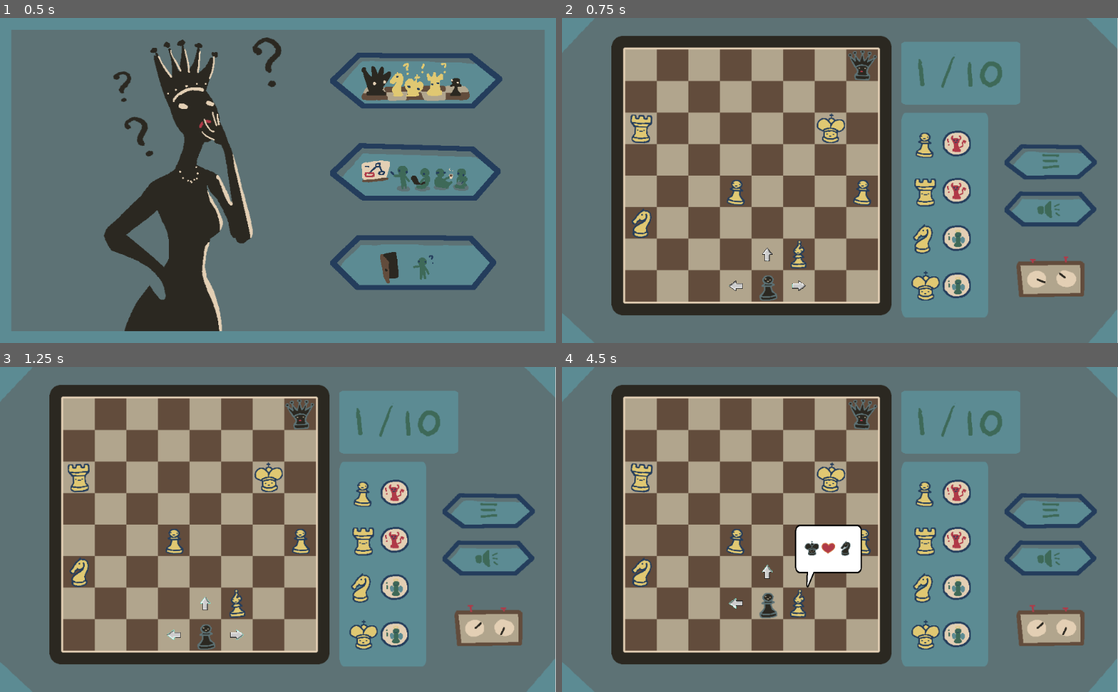
Above: before the commit, frames 1-4 (two rows, left to right).
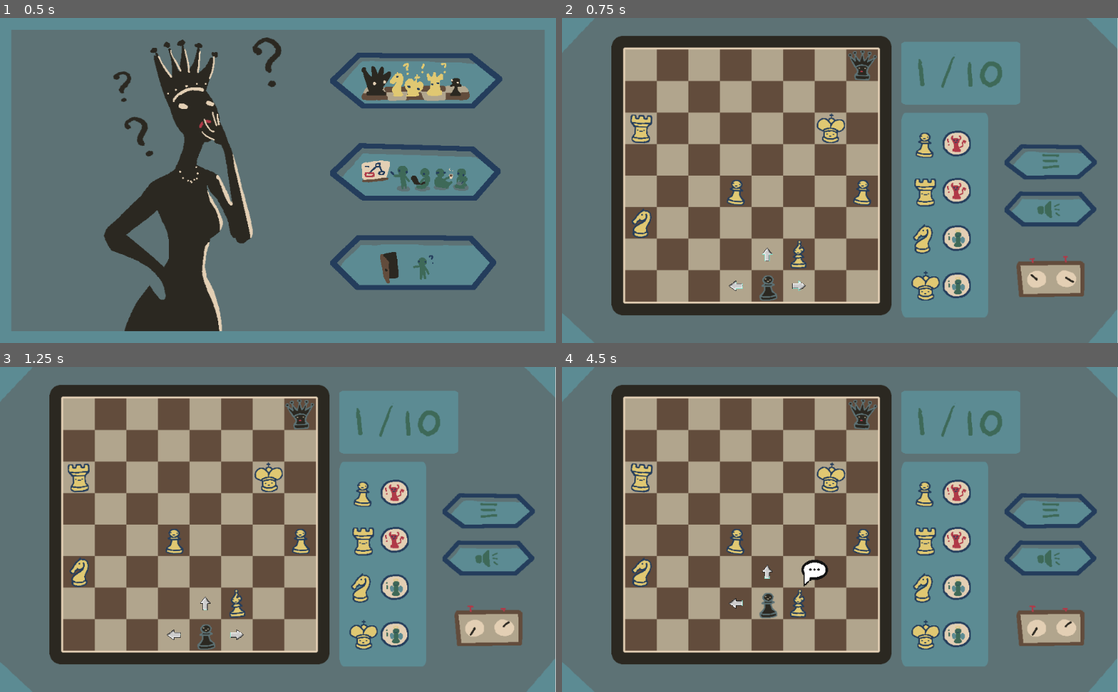
Above: after the commit, the same moments.

Repository: Windastella/ScribbleJam
Game: Godot game, scene res://Scenes/Main.tscn
Same seed, same stepped clock (60 frames per second), same inputs: the game is played once before the commit and once after it.
Inputs (mouse positions are in pixels of both pictures, inside the frame that each line leads up to):
- Up to frame 1 (0.5 s): no input
- Up to frame 2 (0.75 s): click (979, 79) at 0.5 s
- Up to frame 3 (1.25 s): no input
- Up to frame 4 (4.5 s): click (801, 633) at 1.27 s; click (767, 633) at 2.02 s; click (767, 604) at 2.77 s; click (812, 571) at 3.52 s; click (828, 549) at 4.27 s

Frame 1 is identical in both runs. In frame 2, less than 0.1% of the frame differs, in the area x 30-93%, y 72-84%; in frame 3, less than 0.1%; in frame 4, 1.9%, in the area x 30-92%, y 48-83%.

Commit message:
replace area2d with button

Diff:
--- a/Scenes/Base_Figures.tscn
+++ b/Scenes/Base_Figures.tscn
@@ -1,18 +1,12 @@
-[gd_scene load_steps=9 format=2]
+[gd_scene load_steps=7 format=2]
 
 [ext_resource path="res://Scripts/Figures.gd" type="Script" id=1]
 [ext_resource path="res://assets/pieces.png" type="Texture" id=2]
 [ext_resource path="res://assets/interact_sprite.png" type="Texture" id=3]
 [ext_resource path="res://assets/comic-2.png" type="Texture" id=4]
 
-[sub_resource type="RectangleShape2D" id=1]
-extents = Vector2( 32, 32 )
-
 [sub_resource type="RectangleShape2D" id=2]
 extents = Vector2( 32, 32 )
-
-[sub_resource type="RectangleShape2D" id=3]
-extents = Vector2( 235, 118.875 )
 
 [sub_resource type="Animation" id=4]
 resource_name = "Default"
@@ -29,6 +23,7 @@
 }
 
 [node name="Figure" type="StaticBody2D"]
+pause_mode = 2
 script = ExtResource( 1 )
 
 [node name="Sprite" type="Sprite" parent="."]
@@ -38,19 +33,23 @@
 hframes = 6
 frame = 11
 
+[node name="Shape" type="CollisionShape2D" parent="."]
+shape = SubResource( 2 )
+
 [node name="interact_sprite" type="Sprite" parent="."]
 visible = false
 position = Vector2( 32, -64 )
 z_index = 2
 texture = ExtResource( 3 )
 
-[node name="Interact" type="Area2D" parent="interact_sprite"]
-
-[node name="Shape" type="CollisionShape2D" parent="interact_sprite/Interact"]
-shape = SubResource( 1 )
-
-[node name="Shape" type="CollisionShape2D" parent="."]
-shape = SubResource( 2 )
+[node name="interact" type="TextureButton" parent="interact_sprite"]
+margin_left = -32.0
+margin_top = -32.0
+margin_right = 32.0
+margin_bottom = 32.0
+__meta__ = {
+"_edit_use_anchors_": false
+}
 
 [node name="dialog" type="Node2D" parent="."]
 visible = false
@@ -63,12 +62,6 @@
 scale = Vector2( 0.578723, 0.807571 )
 texture = ExtResource( 4 )
 flip_h = true
-
-[node name="Interact" type="Area2D" parent="dialog/dialog_sprite"]
-
-[node name="Shape" type="CollisionShape2D" parent="dialog/dialog_sprite/Interact"]
-position = Vector2( 8.87115e-05, -39.625 )
-shape = SubResource( 3 )
 
 [node name="CenterContainer" type="CenterContainer" parent="dialog"]
 margin_left = -16.0
@@ -87,7 +80,16 @@
 margin_bottom = 96.0
 columns = 3
 
+[node name="dialog" type="TextureButton" parent="dialog"]
+margin_top = -256.0
+margin_right = 256.0
+margin_bottom = -64.0
+__meta__ = {
+"_edit_use_anchors_": false
+}
+
 [node name="AnimationPlayer" type="AnimationPlayer" parent="."]
+pause_mode = 2
 anims/Default = SubResource( 4 )
-[connection signal="input_event" from="interact_sprite/Interact" to="." method="_on_Interact_input_event"]
-[connection signal="input_event" from="dialog/dialog_sprite/Interact" to="." method="_on_Dialog_input_event"]
+[connection signal="pressed" from="interact_sprite/interact" to="." method="_on_interact_pressed"]
+[connection signal="pressed" from="dialog/dialog" to="." method="_on_dialog_pressed"]
--- a/Scenes/Base_Level.tscn
+++ b/Scenes/Base_Level.tscn
@@ -131,6 +131,7 @@
 texture = ExtResource( 11 )
 
 [node name="Menu" type="TextureButton" parent="Camera"]
+pause_mode = 2
 margin_left = 896.0
 margin_top = 256.0
 margin_right = 1088.0
@@ -147,6 +148,7 @@
 }
 
 [node name="Mute" type="TextureButton" parent="Camera"]
+pause_mode = 2
 margin_left = 896.0
 margin_top = 352.0
 margin_right = 1088.0
@@ -163,9 +165,10 @@
 }
 
 [node name="clock" type="AnimatedSprite" parent="Camera"]
+pause_mode = 2
 position = Vector2( 992, 528 )
 frames = SubResource( 1 )
-frame = 1
+frame = 3
 playing = true
 
 [node name="level" type="Sprite" parent="Camera"]
@@ -321,6 +324,7 @@
 clip_text = true
 
 [node name="AudioStreamPlayer" type="AudioStreamPlayer" parent="."]
+pause_mode = 2
 stream = ExtResource( 12 )
 volume_db = -10.0
 autoplay = true
--- a/Scenes/Main.tscn
+++ b/Scenes/Main.tscn
@@ -42,6 +42,7 @@
 [node name="Level" type="Node2D" parent="."]
 
 [node name="CanvasLayer" type="CanvasLayer" parent="."]
+pause_mode = 2
 
 [node name="Menu" type="Control" parent="CanvasLayer"]
 margin_right = 40.0
@@ -101,9 +102,11 @@
 texture_focused = ExtResource( 10 )
 
 [node name="AnimationPlayer" type="AnimationPlayer" parent="."]
+pause_mode = 2
 anims/Default = SubResource( 1 )
 
 [node name="Music" type="AudioStreamPlayer" parent="."]
+pause_mode = 2
 stream = ExtResource( 11 )
 volume_db = -10.0
 autoplay = true
@@ -112,6 +115,7 @@
 }
 
 [node name="SFX" type="AudioStreamPlayer" parent="."]
+pause_mode = 2
 volume_db = -15.0
 [connection signal="mouse_entered" from="CanvasLayer/Menu/VBoxContainer/Start" to="." method="_on_Start_mouse_entered"]
 [connection signal="pressed" from="CanvasLayer/Menu/VBoxContainer/Start" to="." method="_on_Start_pressed"]
--- a/Scenes/Player.tscn
+++ b/Scenes/Player.tscn
@@ -112,18 +112,28 @@
 shape = SubResource( 1 )
 
 [node name="Arrows" type="Node2D" parent="."]
+pause_mode = 1
 
 [node name="Right" type="Area2D" parent="Arrows"]
 position = Vector2( 64, 0 )
 
 [node name="Sprite" type="AnimatedSprite" parent="Arrows/Right"]
 frames = SubResource( 22 )
-frame = 17
+frame = 5
 speed_scale = 5.0
 playing = true
 
 [node name="Shape" type="CollisionShape2D" parent="Arrows/Right"]
 shape = SubResource( 23 )
+
+[node name="Right" type="TextureButton" parent="Arrows/Right"]
+margin_left = -32.0
+margin_top = -32.0
+margin_right = 32.0
+margin_bottom = 32.0
+__meta__ = {
+"_edit_use_anchors_": false
+}
 
 [node name="Left" type="Area2D" parent="Arrows"]
 position = Vector2( -64, 0 )
@@ -131,12 +141,21 @@
 [node name="Sprite" type="AnimatedSprite" parent="Arrows/Left"]
 rotation = 3.14159
 frames = SubResource( 22 )
-frame = 15
+frame = 3
 speed_scale = 5.0
 playing = true
 
 [node name="Shape" type="CollisionShape2D" parent="Arrows/Left"]
 shape = SubResource( 23 )
+
+[node name="Left" type="TextureButton" parent="Arrows/Left"]
+margin_left = -32.0
+margin_top = -32.0
+margin_right = 32.0
+margin_bottom = 32.0
+__meta__ = {
+"_edit_use_anchors_": false
+}
 
 [node name="Up" type="Area2D" parent="Arrows"]
 position = Vector2( 0, -64 )
@@ -144,27 +163,32 @@
 [node name="Sprite" type="AnimatedSprite" parent="Arrows/Up"]
 rotation = -1.5708
 frames = SubResource( 22 )
-frame = 16
+frame = 4
 speed_scale = 5.0
 playing = true
 
 [node name="Shape" type="CollisionShape2D" parent="Arrows/Up"]
 shape = SubResource( 23 )
 
-[node name="Down" type="Area2D" parent="Arrows"]
-position = Vector2( 0, 64 )
-
-[node name="Shape" type="CollisionShape2D" parent="Arrows/Down"]
-shape = SubResource( 23 )
+[node name="Up" type="TextureButton" parent="Arrows/Up"]
+margin_left = -32.0
+margin_top = -32.0
+margin_right = 32.0
+margin_bottom = 32.0
+__meta__ = {
+"_edit_use_anchors_": false
+}
 
 [node name="AudioStreamPlayer" type="AudioStreamPlayer" parent="."]
 volume_db = -10.0
 [connection signal="body_entered" from="Arrows/Right" to="." method="_on_Right_body_entered"]
 [connection signal="body_exited" from="Arrows/Right" to="." method="_on_Right_body_exited"]
-[connection signal="input_event" from="Arrows/Right" to="." method="_on_Right_input_event"]
+[connection signal="pressed" from="Arrows/Right/Right" to="." method="_on_Right_pressed"]
 [connection signal="body_entered" from="Arrows/Left" to="." method="_on_Left_body_entered"]
 [connection signal="body_exited" from="Arrows/Left" to="." method="_on_Left_body_exited"]
 [connection signal="input_event" from="Arrows/Left" to="." method="_on_Left_input_event"]
+[connection signal="pressed" from="Arrows/Left/Left" to="." method="_on_Left_pressed"]
 [connection signal="body_entered" from="Arrows/Up" to="." method="_on_Up_body_entered"]
 [connection signal="body_exited" from="Arrows/Up" to="." method="_on_Up_body_exited"]
 [connection signal="input_event" from="Arrows/Up" to="." method="_on_Up_input_event"]
+[connection signal="pressed" from="Arrows/Up/Up" to="." method="_on_Up_pressed"]
--- a/Scripts/Figures.gd
+++ b/Scripts/Figures.gd
@@ -15,20 +15,18 @@
 
 func hide_interaction():
 	$interact_sprite.hide();
+	$dialog.hide();
+
+func _on_interact_pressed():
+	$interact_sprite.hide();
+
+	$dialog.show();
+
+	get_tree().paused = true;
+
+func _on_dialog_pressed():
+	$interact_sprite.show();
 
 	$dialog.hide();
 
-func _on_Interact_input_event(_viewport, event, _shape_idx):
-	if event is InputEventMouseButton:
-		if(event.button_index == BUTTON_LEFT && event.pressed):
-			$interact_sprite.hide();
-
-			$dialog.show();
-
-
-func _on_Dialog_input_event(_viewport, event, _shape_idx):
-	if event is InputEventMouseButton:
-		if(event.button_index == BUTTON_LEFT && event.pressed):
-			$interact_sprite.show();
-
-			$dialog.hide();
+	get_tree().paused = false;
--- a/Scripts/Player.gd
+++ b/Scripts/Player.gd
@@ -23,25 +23,6 @@
 #func _process(delta):
 #	pass
 
-# move by arrow
-func _on_Right_input_event(_viewport, event, _shape_idx):
-	if event is InputEventMouseButton:
-		if(event.button_index == BUTTON_LEFT && event.pressed):
-			position.x += 64;
-			play_move_sound()
-
-func _on_Left_input_event(_viewport, event, _shape_idx):
-	if event is InputEventMouseButton:
-		if(event.button_index == BUTTON_LEFT && event.pressed):
-			position.x -= 64;
-			play_move_sound()
-
-
-func _on_Up_input_event(_viewport, event, _shape_idx):
-	if event is InputEventMouseButton:
-		if(event.button_index == BUTTON_LEFT && event.pressed):
-			position.y -= 64;
-			play_move_sound()
 
 # hide on collision and trigger entity
 func _display_interaction(body):
@@ -86,17 +67,22 @@
 	$Arrows/Up.input_pickable = true;
 	#_hide_interaction(body)
 
-func _on_Down_body_entered(body):
-	$Arrows/Down.hide();
-	$Arrows/Down.input_pickable = false;
-	#_display_interaction(body);
-
-func _on_Down_body_exited(body):
-	$Arrows/Down.show();
-	$Arrows/Down.input_pickable = true;
-	#_hide_interaction(body)
-
-
 func play_move_sound():
 	$AudioStreamPlayer.stream = move_sounds[rng.randi_range(0, move_sounds.size()-1)]
 	$AudioStreamPlayer.play()
+
+# move by arrow
+
+func _on_Right_pressed():
+	position.x += 64;
+	play_move_sound()
+
+
+func _on_Left_pressed():
+	position.x -= 64;
+	play_move_sound()
+
+
+func _on_Up_pressed():
+	position.y -= 64;
+	play_move_sound()
